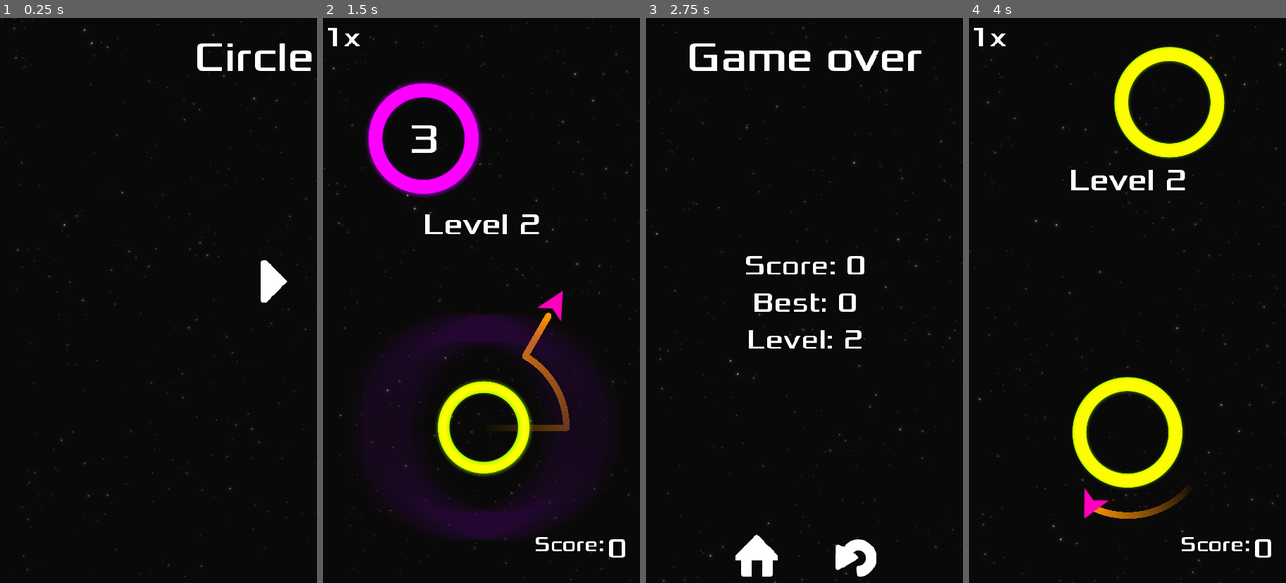
Above: before the commit, frames 1-4 (left to right).
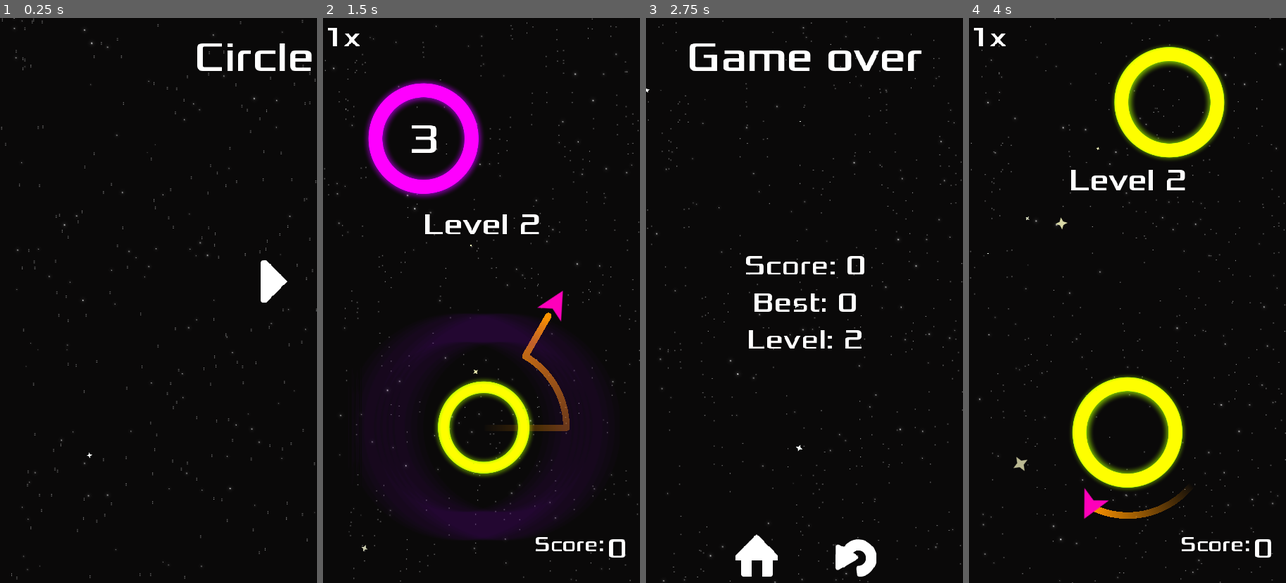
Above: after the commit, the same moments.

Repository: iustin-nita/Godot-Mobile-Game
Game: Godot game, scene res://Main.tscn
The game is run twice, just before and just after one commit, with the same random seed, the same clock (stepped at 60 frames per second) and the same inputs.
Inputs (mouse positions are in pixels of both pictures, inside the frame that each line leads up to):
- Up to frame 1 (0.25 s): no input
- Up to frame 2 (1.5 s): click (430, 283) at 0.5 s; move the mouse to (551, 272) at 1.27 s; hold Right (ui_right) from 1.28 s (still down); click (551, 272) at 1.42 s
- Up to frame 3 (2.75 s): move the mouse to (741, 328) at 2.02 s; release Right (ui_right) at 2.03 s; hold Down (ui_down) from 2.03 s (still down)
- Up to frame 4 (4 s): release Down (ui_down) at 2.75 s; click (1178, 554) at 2.75 s; move the mouse to (1159, 176) at 3.52 s; hold Right (ui_right) from 3.53 s (still down)

The runs differ from the first frame. In frame 1, 0.3% of the frame differs, in the area x 0-100%, y 0-100%; in frame 2, 1.8%; in frame 3, 0.3%; in frame 4, 3.0%.

Commit message:
add more stars to background, add transition on jump

Diff:
--- a/Background.gd
+++ b/Background.gd
@@ -8,3 +8,7 @@
 	offset_scroll += speed * delta
 
 	set_scroll_offset(Vector2(0, offset_scroll))
+
+func on_player_jump():
+	print('onplayejump')
+	$AnimationPlayer.play("move")
--- a/Background.tscn
+++ b/Background.tscn
@@ -1,7 +1,67 @@
-[gd_scene load_steps=3 format=2]
+[gd_scene load_steps=7 format=2]
 
+[ext_resource path="res://blur/BlueNoise.png" type="Texture" id=1]
 [ext_resource path="res://assets/images/spr_stars01.png" type="Texture" id=2]
 [ext_resource path="res://Background.gd" type="Script" id=3]
+
+[sub_resource type="Shader" id=1]
+code = "shader_type canvas_item;
+render_mode blend_mix;
+
+uniform vec4 color : hint_color;
+uniform float angle_degrees ;
+uniform sampler2D noise;
+uniform int Samples = 8; //MUST BE A MULTIPLE OF 2
+uniform float strength : hint_range(0,1.0, 0.0001);
+
+//	Directional Blur Shader
+// Adapted from https://www.shadertoy.com/view/ldBXWG
+
+vec4 DirectionalBlur(in vec2 uv, in vec2 MotionVector, in sampler2D Texture)
+{
+    vec4 Color = vec4(0.0);
+    float Noise = texture(noise,uv*20.0).x-0.485;
+
+    for (int i=1; i<=Samples/2; i++)
+    {
+	Color += texture(Texture,uv+ (float(i)*MotionVector ) /float(Samples/2)*Noise*2.0);
+	Color += texture(Texture,uv- (float(i)*MotionVector ) /float(Samples/2)*Noise*2.0);
+    }
+    return Color/(float(Samples));
+}
+
+void fragment(){
+	vec2 blur_vector = vec2(cos(radians(angle_degrees)),sin(radians(angle_degrees)))*strength;
+
+	COLOR=DirectionalBlur(UV, blur_vector*strength, TEXTURE);
+	COLOR.rgb = color.rgb;
+//	COLOR.a = texture(TEXTURE, UV).a;
+
+}"
+
+[sub_resource type="ShaderMaterial" id=2]
+shader = SubResource( 1 )
+shader_param/color = Color( 1, 1, 1, 0 )
+shader_param/angle_degrees = 90.0
+shader_param/Samples = 100
+shader_param/strength = 0.0
+shader_param/noise = ExtResource( 1 )
+
+[sub_resource type="Animation" id=3]
+resource_name = "move"
+length = 0.8
+tracks/0/type = "value"
+tracks/0/path = NodePath("ParallaxLayer/Sprite:material:shader_param/strength")
+tracks/0/interp = 1
+tracks/0/loop_wrap = true
+tracks/0/imported = false
+tracks/0/enabled = true
+tracks/0/keys = {
+"times": PoolRealArray( 0, 0.3, 0.7 ),
+"transitions": PoolRealArray( 1, 0.784586, 1 ),
+"update": 0,
+"values": [ 0.0, 0.0676, 0.0 ]
+}
 
 [node name="Background" type="ParallaxBackground"]
 layer = -1
@@ -27,4 +87,8 @@
 motion_mirroring = Vector2( 2560, 2560 )
 
 [node name="Sprite" type="Sprite" parent="ParallaxLayer"]
+material = SubResource( 2 )
 texture = ExtResource( 2 )
+
+[node name="AnimationPlayer" type="AnimationPlayer" parent="."]
+anims/move = SubResource( 3 )
--- a/Main.gd
+++ b/Main.gd
@@ -30,6 +30,8 @@
 	add_child(player)
 	player.connect("captured", self, "_on_Jumper_captured")
 	player.connect("died", self, "_on_Jumper_died")
+	player.connect("jumped", $Background1, "on_player_jump")
+	player.connect("jumped", $Background2, "on_player_jump")
 	spawn_circle($StartPosition.position)
 	$HUD.show()
 	$HUD.show_message("Go!")
--- a/Main.tscn
+++ b/Main.tscn
@@ -7,6 +7,7 @@
 [ext_resource path="res://Background.tscn" type="PackedScene" id=5]
 [ext_resource path="res://ScreenShake.tscn" type="PackedScene" id=6]
 [ext_resource path="res://Background2.tscn" type="PackedScene" id=7]
+[ext_resource path="res://starfield/StarField.tscn" type="PackedScene" id=8]
 
 [sub_resource type="Environment" id=1]
 background_mode = 4
@@ -48,5 +49,15 @@
 environment = SubResource( 1 )
 
 [node name="MusicFade" type="Tween" parent="."]
+
+[node name="ParallaxBackground" type="ParallaxBackground" parent="."]
+
+[node name="Background3" parent="." instance=ExtResource( 5 )]
+
+[node name="StarField" parent="Background3" instance=ExtResource( 8 )]
+position = Vector2( 194.288, 340.003 )
+amount = 5
+speed_scale = 2.71
+explosiveness = 0.46
 [connection signal="script_changed" from="." to="Camera2D/ScreenShake" method="_on_Main_script_changed"]
 [connection signal="start_game" from="Screens" to="." method="new_game"]
--- a/objects/Circle.gd
+++ b/objects/Circle.gd
@@ -23,10 +23,12 @@
 	set_mode(_mode)
 	position = _position
 
-	if(level > 1):
+	if(level > 1 and level < 3):
 		settings.changeTheme(settings.color_schemes["NEON3"])
-	if(level>2):
+	if(level>3 and level < 5):
 		settings.changeTheme(settings.color_schemes["NEON1"])
+	if(level>5 and level < 7):
+		settings.changeTheme(settings.color_schemes["NEON2"])
 
 	var move_chance = clamp(level-3, 0, 4) / 3.0
 #	print('move chance', move_chance)
--- a/objects/Circle.tscn
+++ b/objects/Circle.tscn
@@ -29,16 +29,16 @@
 [sub_resource type="ShaderMaterial" id=2]
 shader = SubResource( 1 )
 shader_param/color = Color( 0.701961, 0.2, 0.2, 1 )
-shader_param/speed = 11.494
-shader_param/radius = 0.367
-shader_param/width = 0.173
-
-[sub_resource type="ShaderMaterial" id=3]
+shader_param/speed = 16.036
+shader_param/radius = 0.359
+shader_param/width = 0.189
+
+[sub_resource type="ShaderMaterial" id=11]
 shader = ExtResource( 6 )
 shader_param/color = Color( 0.454902, 0, 0.721569, 1 )
-shader_param/angle_degrees = 0.848
+shader_param/angle_degrees = 0.0
 shader_param/Samples = 8
-shader_param/strength = 0.1461
+shader_param/strength = 0.5966
 shader_param/noise = ExtResource( 2 )
 
 [sub_resource type="CircleShape2D" id=4]
@@ -172,9 +172,10 @@
 texture = ExtResource( 1 )
 
 [node name="SpriteEffect" type="Sprite" parent="."]
-modulate = Color( 1, 1, 1, 0 )
-material = SubResource( 3 )
-scale = Vector2( 1e-05, 1e-05 )
+visible = false
+modulate = Color( 1, 1, 1, 0.917647 )
+material = SubResource( 11 )
+scale = Vector2( 2, 2 )
 texture = ExtResource( 1 )
 
 [node name="CollisionShape2D" type="CollisionShape2D" parent="."]
--- a/objects/Jumper.gd
+++ b/objects/Jumper.gd
@@ -1,5 +1,6 @@
 extends Area2D
 
+signal jumped
 signal captured
 signal died
 
@@ -35,6 +36,7 @@
 	target.implode()
 	target = null
 	velocity = transform.x * jump_speed
+	emit_signal("jumped")
 	if settings.enable_sound:
 		$Jump.play()
 
--- /dev/null
+++ b/starfield/StarField.tscn
@@ -0,0 +1,44 @@
+[gd_scene load_steps=7 format=2]
+
+[ext_resource path="res://StarField/star.svg" type="Texture" id=1]
+
+[sub_resource type="Gradient" id=4]
+offsets = PoolRealArray( 0, 0.0905172, 0.318966, 0.560345, 1 )
+colors = PoolColorArray( 1, 1, 1, 1, 0.979627, 0.988057, 0.729464, 1, 0.976338, 0.968283, 0.762764, 0.729412, 0.954741, 0.999049, 0.977636, 1, 1, 1, 1, 1 )
+
+[sub_resource type="GradientTexture" id=5]
+gradient = SubResource( 4 )
+
+[sub_resource type="Curve" id=1]
+_data = [ Vector2( 0, 0 ), 0.0, 0.0, 0, 0, Vector2( 0.241936, 1 ), 0.0, 0.0, 0, 0, Vector2( 0.5, 0.0482635 ), 0.0, 0.0, 0, 0, Vector2( 0.745161, 0.990571 ), 0.0, 0.0, 0, 0, Vector2( 1, 0 ), 0.0, 0.0, 0, 0 ]
+
+[sub_resource type="CurveTexture" id=2]
+curve = SubResource( 1 )
+
+[sub_resource type="ParticlesMaterial" id=3]
+emission_shape = 2
+emission_box_extents = Vector3( 200, 600, 0 )
+flag_disable_z = true
+gravity = Vector3( 0, 15, 0 )
+initial_velocity = 2.0
+initial_velocity_random = 1.0
+angular_velocity = 44.26
+angular_velocity_random = 1.0
+orbit_velocity = 0.0
+orbit_velocity_random = 0.0
+damping = 2.79
+angle = 57.4
+scale = 0.3
+scale_random = 1.0
+scale_curve = SubResource( 2 )
+color_ramp = SubResource( 5 )
+
+[node name="StarField" type="Particles2D"]
+position = Vector2( 300, 500 )
+z_index = -1
+amount = 23
+lifetime = 6.0
+preprocess = 6.0
+visibility_rect = Rect2( -600, -300, 600, 1024 )
+process_material = SubResource( 3 )
+texture = ExtResource( 1 )
--- /dev/null
+++ b/starfield/star.svg
@@ -0,0 +1,73 @@
+<?xml version="1.0" encoding="UTF-8" standalone="no"?>
+<!-- Created with Inkscape (http://www.inkscape.org/) -->
+
+<svg
+   xmlns:dc="http://purl.org/dc/elements/1.1/"
+   xmlns:cc="http://creativecommons.org/ns#"
+   xmlns:rdf="http://www.w3.org/1999/02/22-rdf-syntax-ns#"
+   xmlns:svg="http://www.w3.org/2000/svg"
+   xmlns="http://www.w3.org/2000/svg"
+   xmlns:sodipodi="http://sodipodi.sourceforge.net/DTD/sodipodi-0.dtd"
+   xmlns:inkscape="http://www.inkscape.org/namespaces/inkscape"
+   width="32"
+   height="32"
+   viewBox="0 0 32 32"
+   version="1.1"
+   id="svg8"
+   inkscape:version="0.92.4 5da689c313, 2019-01-14"
+   sodipodi:docname="star.svg">
+  <defs
+     id="defs2" />
+  <sodipodi:namedview
+     id="base"
+     pagecolor="#282828"
+     bordercolor="#666666"
+     borderopacity="1.0"
+     inkscape:pageopacity="0"
+     inkscape:pageshadow="2"
+     inkscape:zoom="3.959798"
+     inkscape:cx="-15.372758"
+     inkscape:cy="-5.6622504"
+     inkscape:document-units="px"
+     inkscape:current-layer="layer1"
+     showgrid="false"
+     units="px"
+     inkscape:window-width="1920"
+     inkscape:window-height="1022"
+     inkscape:window-x="0"
+     inkscape:window-y="30"
+     inkscape:window-maximized="1" />
+  <metadata
+     id="metadata5">
+    <rdf:RDF>
+      <cc:Work
+         rdf:about="">
+        <dc:format>image/svg+xml</dc:format>
+        <dc:type
+           rdf:resource="http://purl.org/dc/dcmitype/StillImage" />
+        <dc:title></dc:title>
+      </cc:Work>
+    </rdf:RDF>
+  </metadata>
+  <g
+     inkscape:label="Layer 1"
+     inkscape:groupmode="layer"
+     id="layer1"
+     transform="translate(0,-1059.25)">
+    <path
+       sodipodi:type="star"
+       style="opacity:1;fill:#ffffff;fill-opacity:1;stroke:none;stroke-width:2;stroke-linecap:round;stroke-linejoin:round;stroke-miterlimit:4;stroke-dasharray:none;stroke-dashoffset:0;stroke-opacity:1;paint-order:fill markers stroke"
+       id="path812"
+       sodipodi:sides="4"
+       sodipodi:cx="16"
+       sodipodi:cy="1075.25"
+       sodipodi:r1="15.072496"
+       sodipodi:r2="6.1646509"
+       sodipodi:arg1="1.5707963"
+       sodipodi:arg2="2.3561945"
+       inkscape:flatsided="false"
+       inkscape:rounded="0"
+       inkscape:randomized="0"
+       d="M 16,1090.3225 11.640933,1079.6091 0.92750359,1075.25 11.640934,1070.8909 16,1060.1775 l 4.359067,10.7134 10.713429,4.3591 -10.71343,4.3591 z" />
+  </g>
+</svg>
Not shown: 1 places in Main.tscn that only renumber resources
Not shown, added: starfield/star.svg.import
Not shown, changed: .DS_Store
